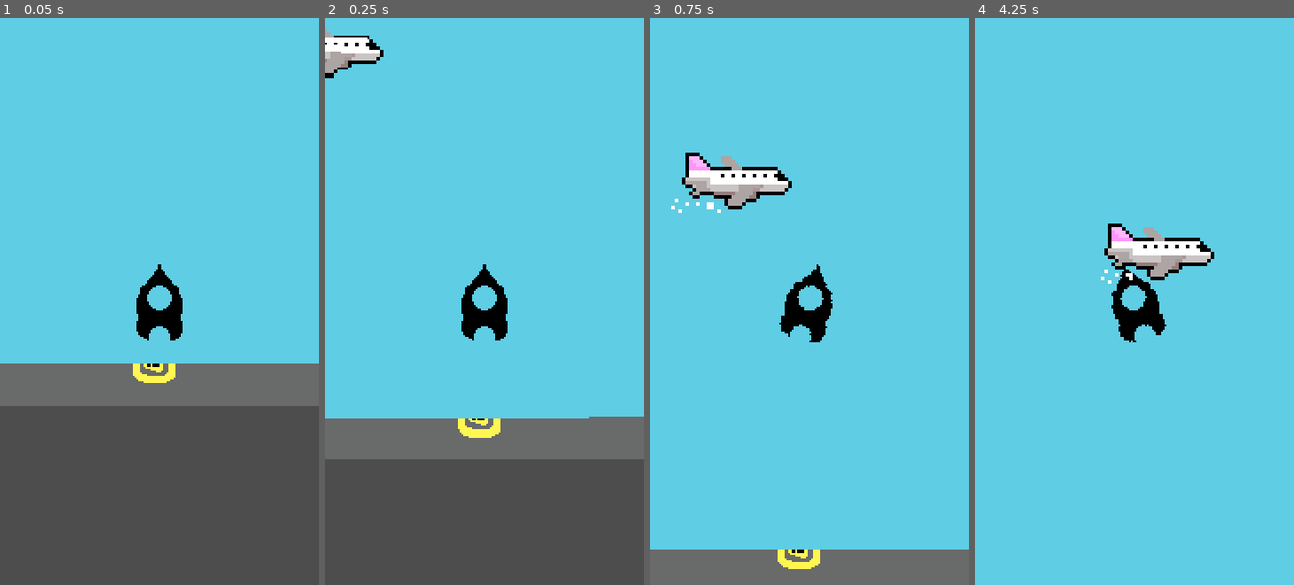
Above: before the commit, frames 1-4 (left to right).
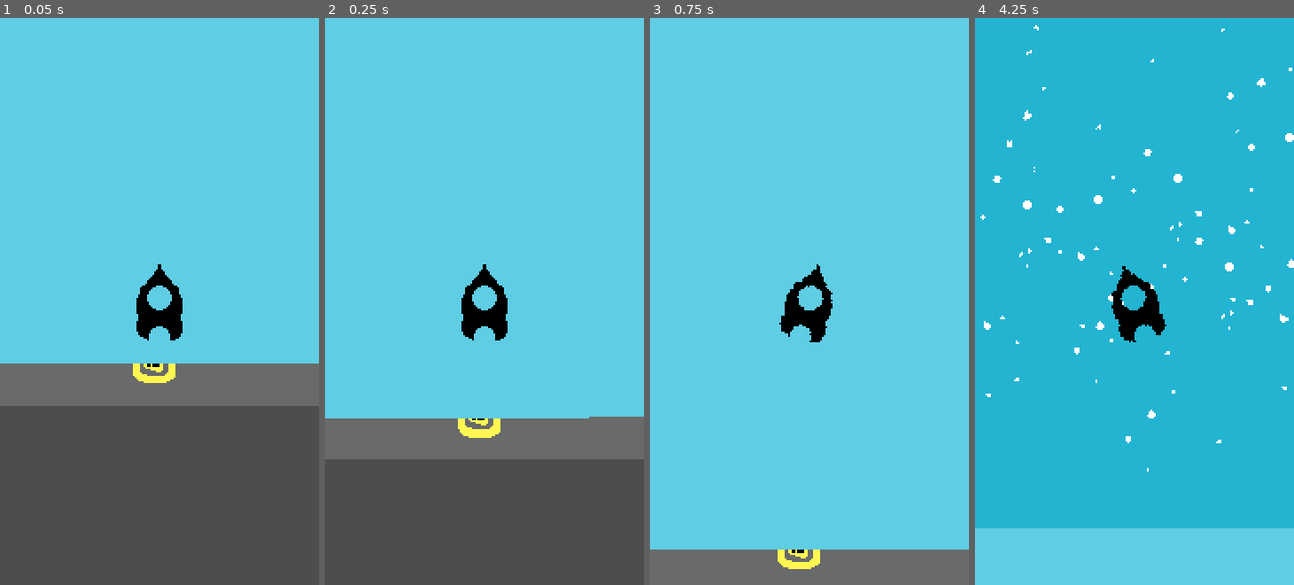
Above: after the commit, the same moments.

Repository: Alowna/AtmosQuest
Game: Godot game, scene res://scenes/game.tscn
Same seed, same stepped clock (60 frames per second), same inputs: the game is played once before the commit and once after it.
Inputs (mouse positions are in pixels of both pictures, inside the frame that each line leads up to):
- Up to frame 1 (0.05 s): no input
- Up to frame 2 (0.25 s): no input
- Up to frame 3 (0.75 s): drag from (809, 301) to (841, 176) at 0.52 s
- Up to frame 4 (4.25 s): drag from (1070, 329) to (1118, 414) at 1.27 s; move the mouse to (1166, 176) at 2.02 s; click (1166, 176) at 2.17 s; drag from (1118, 414) to (1038, 216) at 2.77 s; move the mouse to (1230, 386) at 3.52 s; click (1230, 386) at 3.67 s

Frame 1 is identical in both runs. In frame 2, 1.0% of the frame differs, in the area x 0-19%, y 1-11%; in frame 3, 2.1%; in frame 4, 89%, in the area x 0-100%, y 0-90%.

Commit message:
refactor: movement responsabilities transfered to Obstacle class

Diff:
--- a/scenes/obstacles/troposphere/plane.tscn
+++ b/scenes/obstacles/troposphere/plane.tscn
@@ -87,12 +87,10 @@
 script = ExtResource("2_2pwkk")
 
 [node name="CollisionPolygon2D" type="CollisionPolygon2D" parent="." index="0" unique_id=251038810]
-position = Vector2(-308, -189)
 scale = Vector2(2, 2)
 polygon = PackedVector2Array(0, 0, 1, 0, 1, -1, 0, -1, 0, -3, 3, -3, 3, -2, 4, -2, 4, -1, 5, -1, 5, 0, 16, 0, 16, 1, 17 …(347 unchanged characters)…
 
 [node name="AnimatedSprite2D" type="AnimatedSprite2D" parent="." index="1" unique_id=1815782873]
-position = Vector2(-308, -189)
 scale = Vector2(2, 2)
 sprite_frames = SubResource("SpriteFrames_riqys")
 autoplay = "default"
